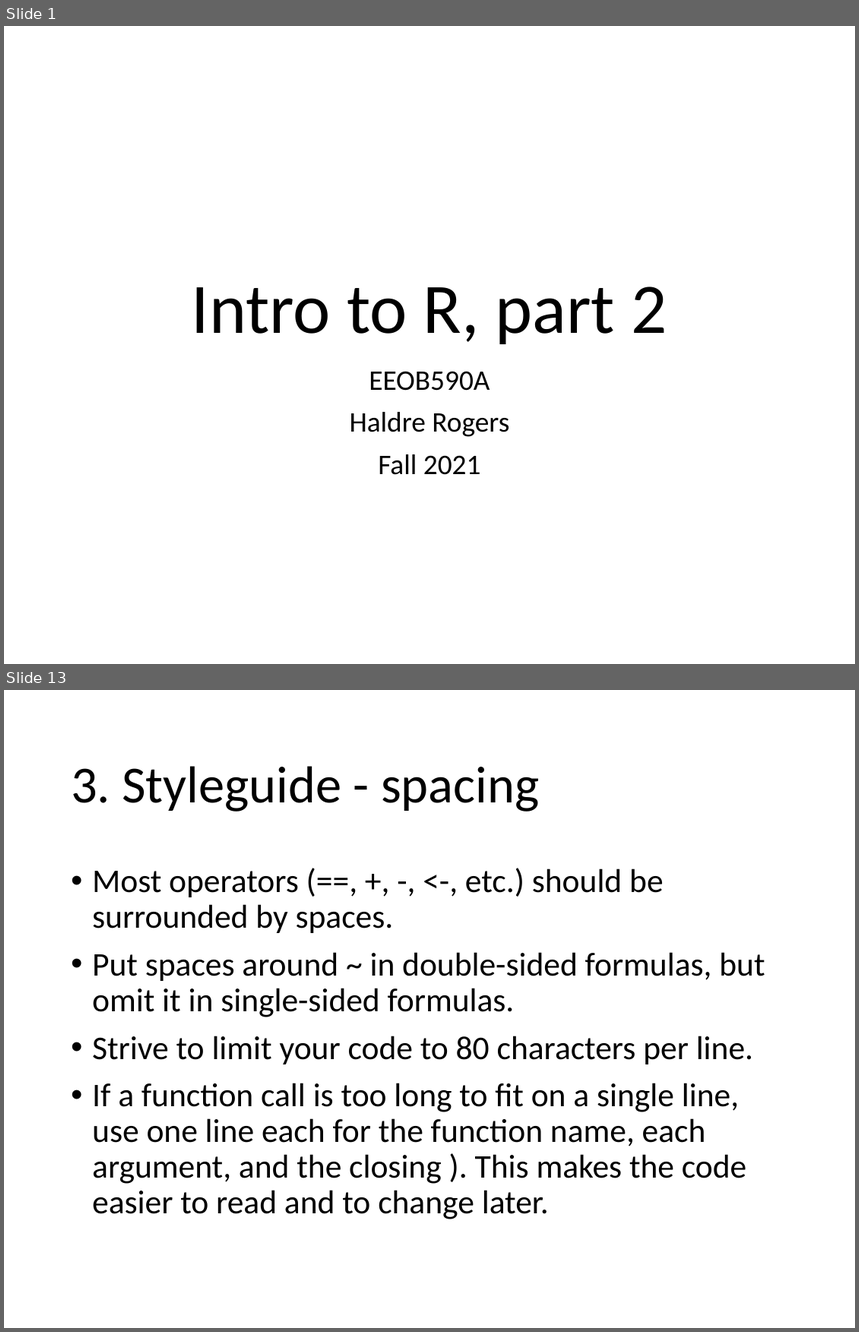
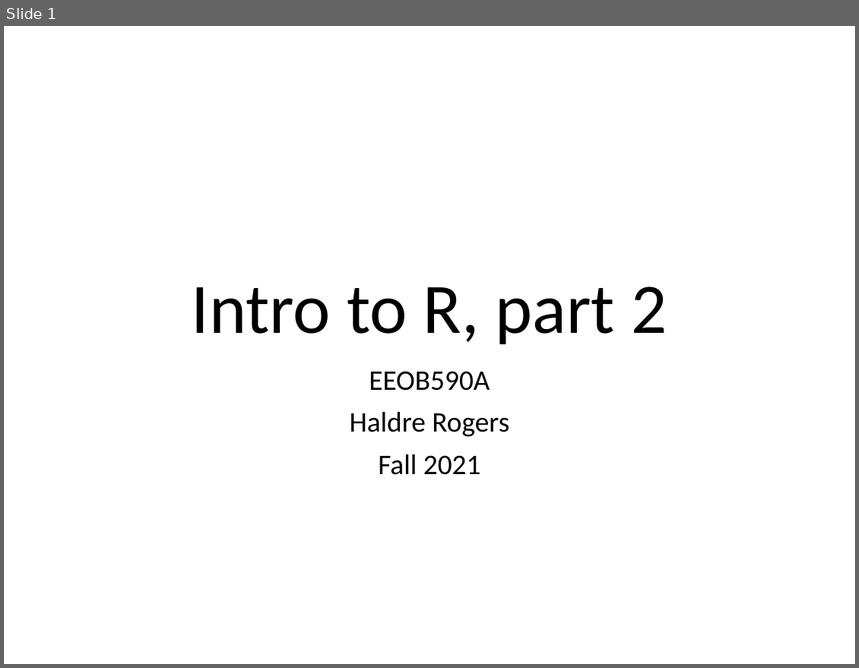
Before and after one commit to EEOB590A-Data-Science-in-R-Fall2021/CourseMaterials, a slide deck: 1. Intro to R/presentations/2. R-Intro_part2_2021.pptx. Shown one above the other, each under a label of ours: slides 1 and 13 before the commit, slide 1 after it; the slides between them are not shown. The pictures are 859x1332 and 859x668 pixels, drawn with LibreOffice and Linux fonts; fonts in the diff are those of the drawing. Boxes give left, top, right and bottom in pixels: in the first picture for what was removed or moved away, otherwise in the second. Text is boxed around its words. In the diff, an @@ line names an element or a change of style, - is before the commit and + after.

```diff
--- a/1. Intro to R/presentations/2. R-Intro_part2_2021.pptx
+++ b/1. Intro to R/presentations/2. R-Intro_part2_2021.pptx
@@ slide 13 removed at [4,690,855,1328], background #FFFFFF @@
@@ title removed at [71,766,539,812] @@
-3. Styleguide - spacing
@@ text removed at [92,868,765,1220] @@
-• Most operators (==, +, -, <-, etc.) should be surrounded by spaces.
-• Put spaces around ~ in double-sided formulas, but omit it in single-sided formulas.
-• Strive to limit your code to 80 characters per line.
-• If a function call is too long to fit on a single line, use one line each for the function name, each argument, and the closing ). This makes the code easier to read and to change later.
```
Also in this commit, not shown: 7 slides changed, 3 slides added, 14 other slides removed, 9 other files.
